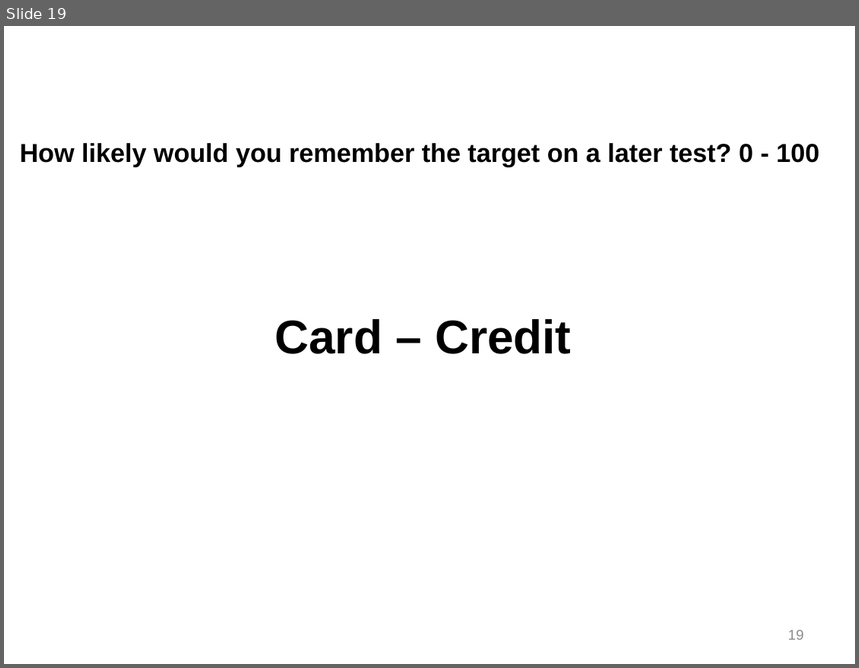
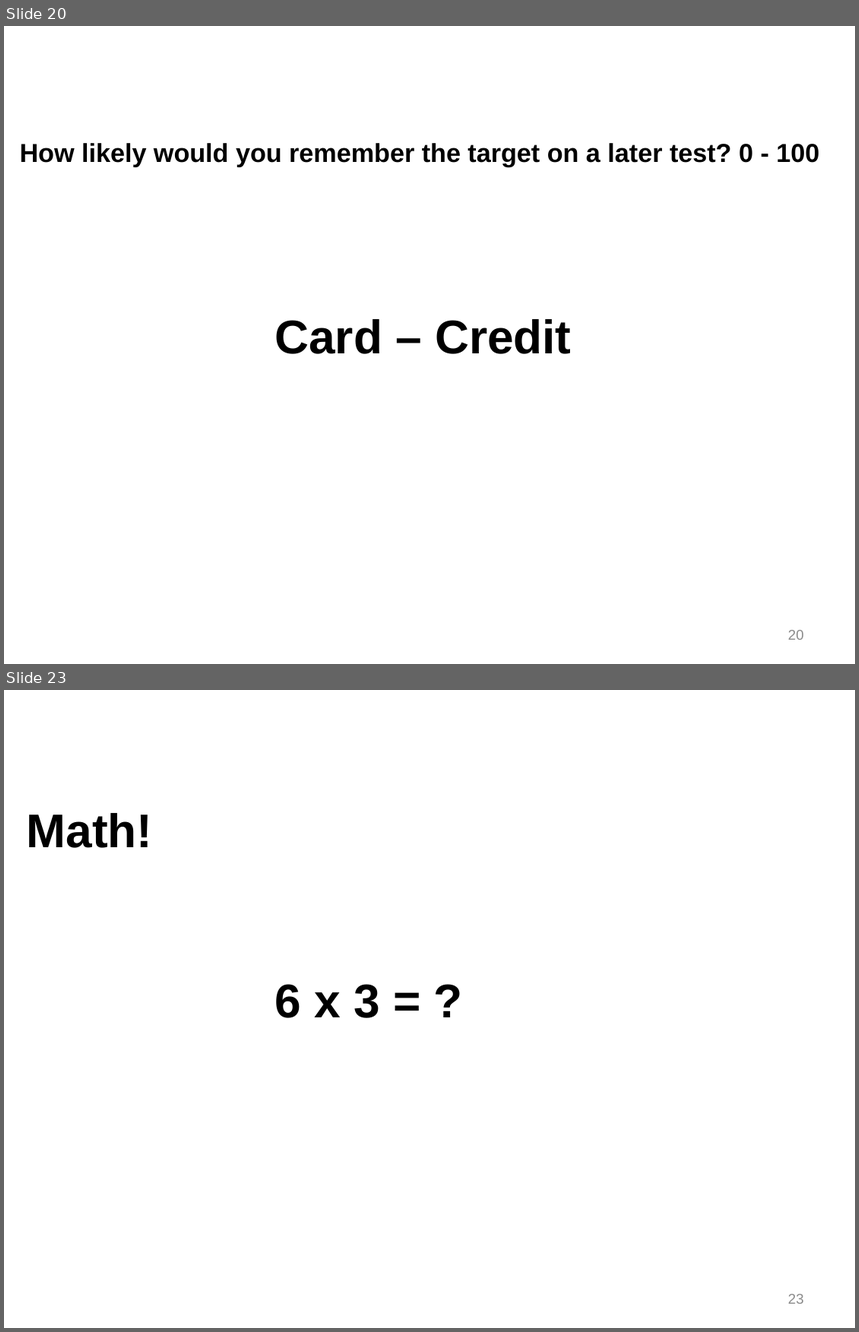
Before and after one commit to npm27/Teaching-Materials, a slide deck: Memory/Slides/Chapter 8.PPTX. Shown one above the other, each under a label of ours: slide 19 before the commit, slides 20 and 23 after it; the slides between them are not shown. The pictures are 859x668 and 859x1332 pixels, drawn with LibreOffice and Linux fonts; fonts in the diff are those of the drawing. Boxes give left, top, right and bottom in pixels: in the first picture for what was removed or moved away, otherwise in the second. Text is boxed around its words. In the diff, an @@ line names an element or a change of style, - is before the commit and + after.

```diff
--- a/Memory/Slides/Chapter 8.PPTX
+++ b/Memory/Slides/Chapter 8.PPTX
@@ slide 23 added at (4, 690, 855, 1328), background #FFFFFF @@
@@ text added at (27, 813, 153, 848), 40 pt, text #000000, bold @@
+Math!
@@ text added at (275, 984, 380, 1018), 40 pt, text #000000, bold @@
+6 x 3 = ?
@@ page number added at (788, 1294, 804, 1304), 12 pt, text #8C8C8C @@
+23
@@ what was slide 19 is now slide 20 @@
@@ page number at (788, 630, 804, 640): text changed @@
-19
+20
```
Also in this commit, not shown: 1 slide changed, 17 other slides added.
